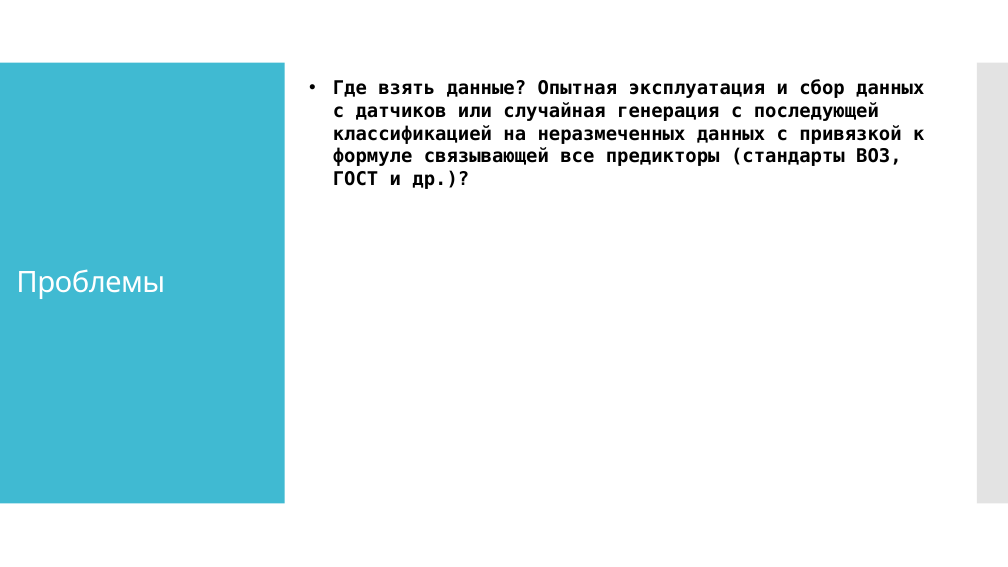
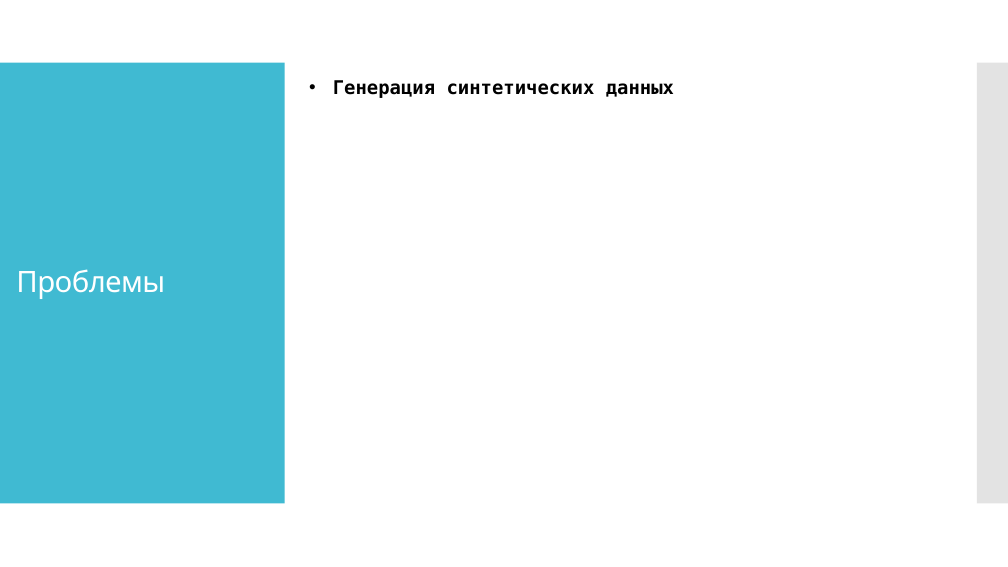
Before and after one commit to IlyyaNeustroev/airQuality, a slide deck: slide 19 of Презентация/АэроМонитор.ppsx (slide 12 before the commit). Drawn at 1008x567 pixels with LibreOffice and Linux fonts; fonts in the diff are those of the drawing. Boxes give left, top, right and bottom in pixels: in the first picture for what was removed or moved away, otherwise in the second. Text is boxed around its words. In the diff, an @@ line names an element or a change of style, - is before the commit and + after.

```diff
--- a/Презентация/АэроМонитор.ppsx
+++ b/Презентация/АэроМонитор.ppsx
@@ text at (333, 80, 674, 98): text changed @@
-• Где взять данные? Опытная эксплуатация и сбор данных с датчиков или случайная генерация с последующей классификацией на неразмеченных данных с привязкой к формуле связывающей все предикторы (стандарты ВОЗ, ГОСТ и др.)?
+• Генерация синтетических данных
```
Also in this commit, not shown: 5 other slides changed, 7 slides added.
